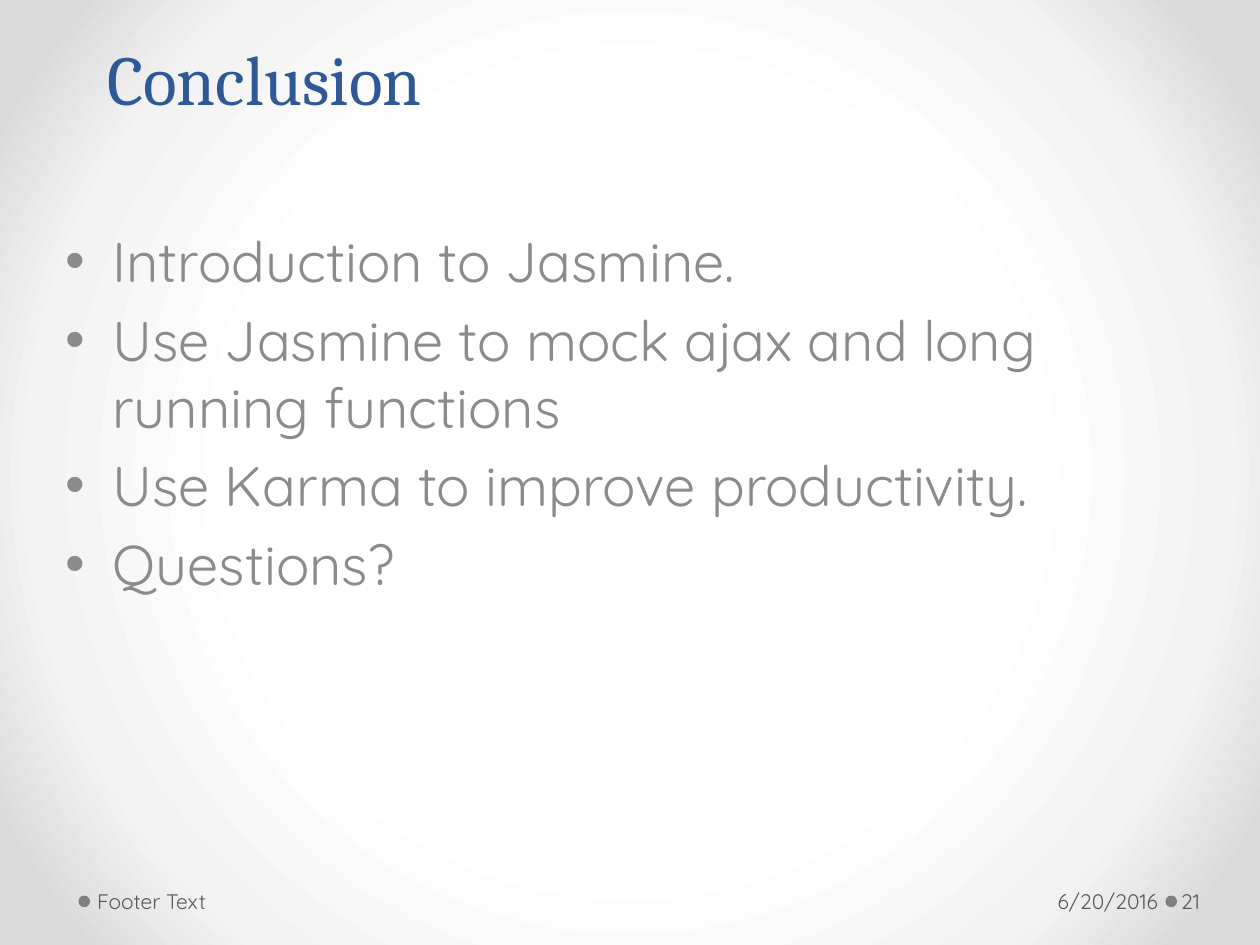
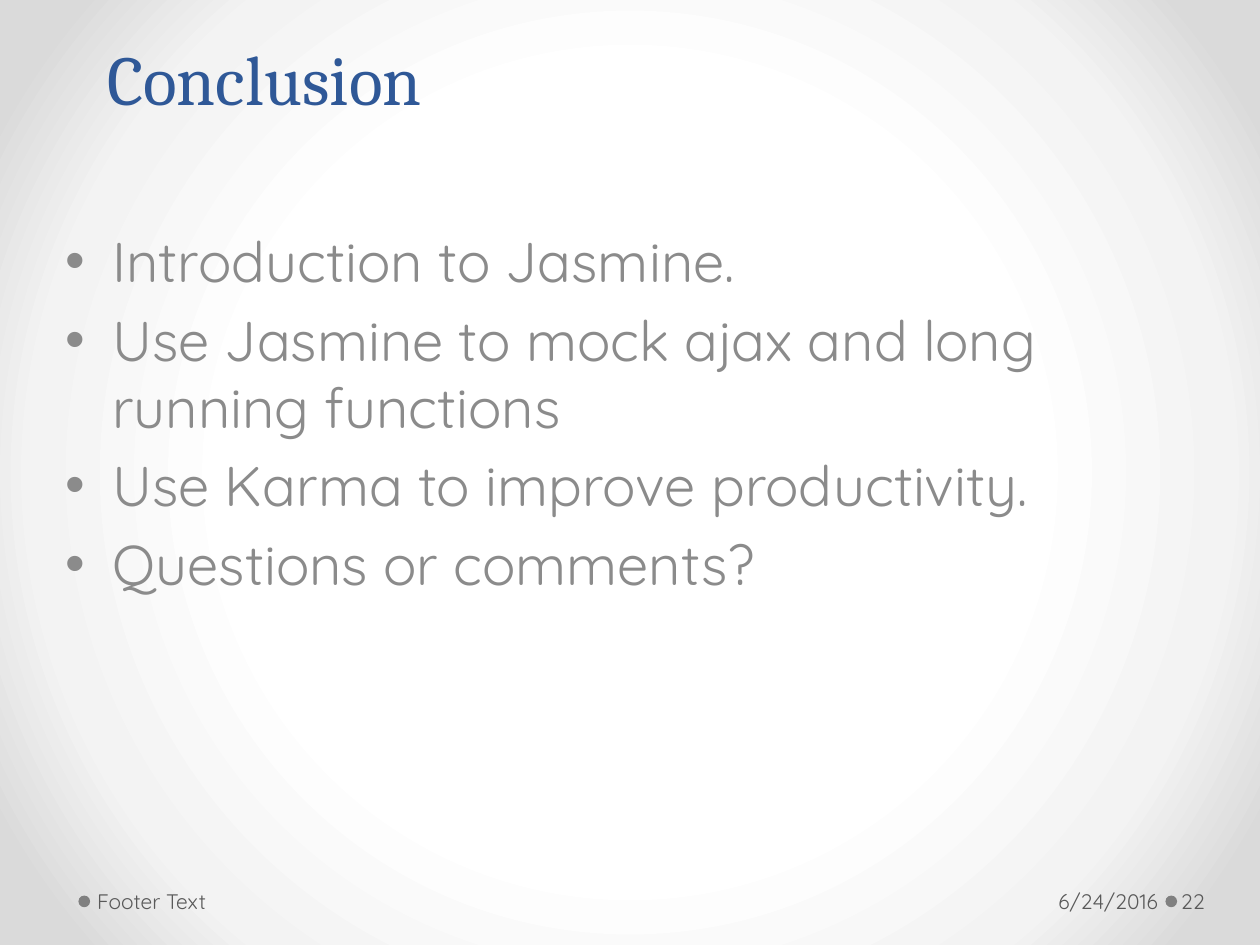
Before and after one commit to h-t-tran/brown, a slide deck: slide 22 of jamine/tech-presentation-jasmine.pptx (slide 21 before the commit). Drawn at 1260x945 pixels with LibreOffice and Linux fonts; fonts in the diff are those of the drawing. Boxes give left, top, right and bottom in pixels: in the first picture for what was removed or moved away, otherwise in the second. Text is boxed around its words. In the diff, an @@ line names an element or a change of style, - is before the commit and + after.

```diff
--- a/jamine/tech-presentation-jasmine.pptx
+++ b/jamine/tech-presentation-jasmine.pptx
@@ text at [112,544,754,595]: text changed @@
-• Questions?
+• Questions or comments?
@@ text at [1058,892,1157,912]: text changed @@
-6/20/2016
+6/24/2016
@@ page number at [1181,894,1205,909]: text changed @@
-21
+22
```
Also in this commit, not shown: 20 other slides changed, 1 slide added.
